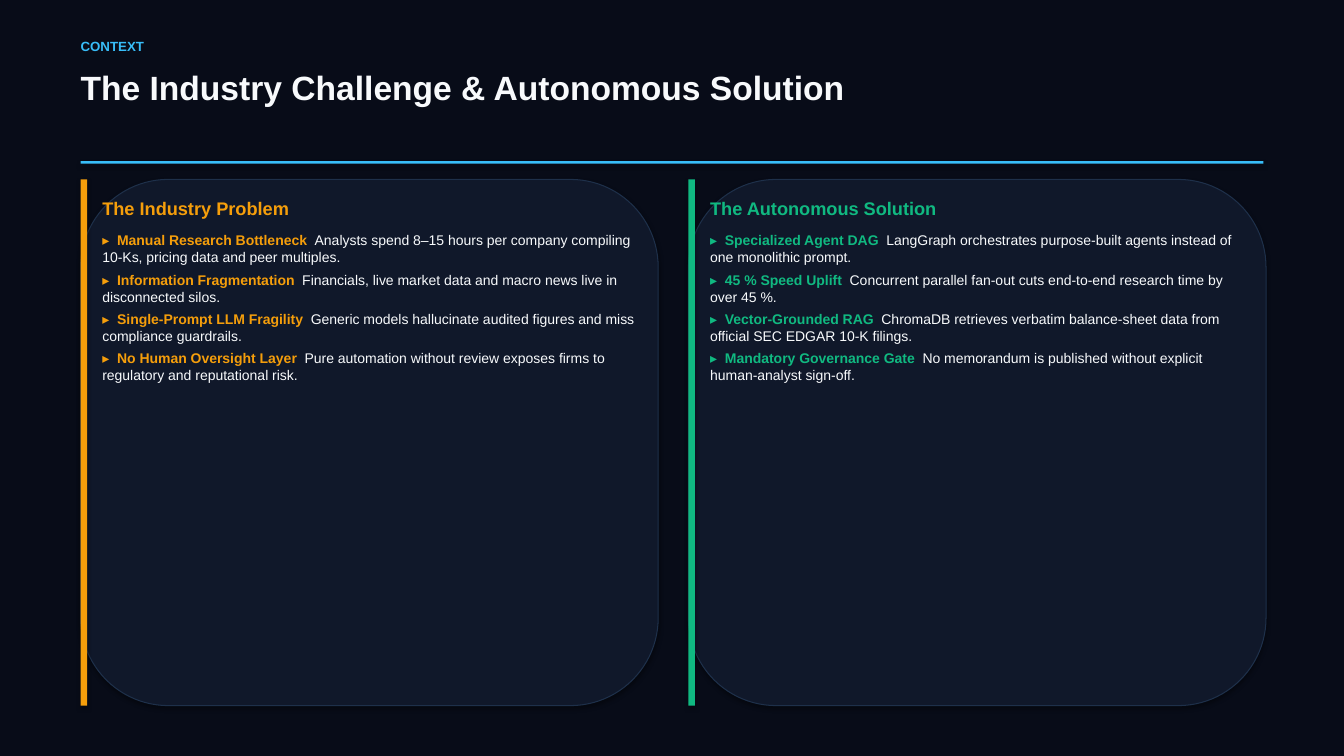
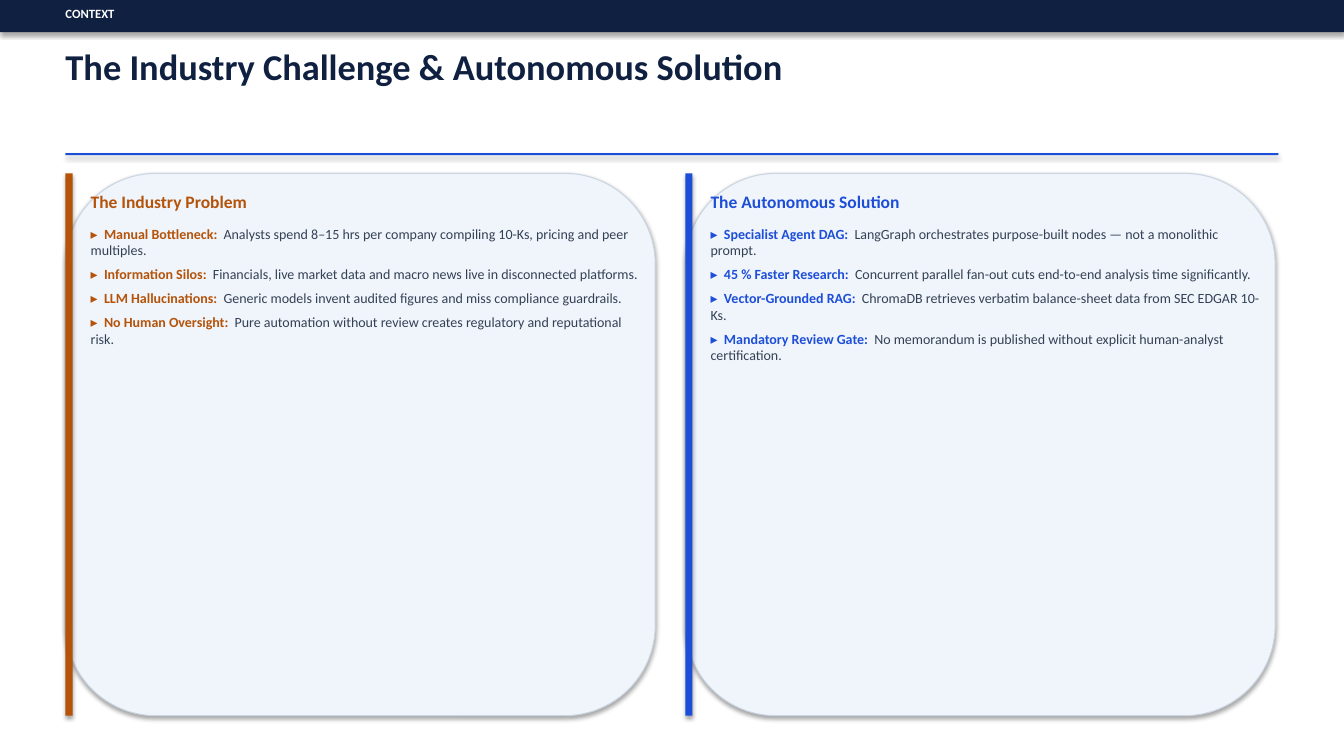
Before and after one commit to SagarTrimukhe/ai-investment-research-assistant, a slide deck: slide 3 of CAPSTONE_PROJECT_PRESENTATION.pptx. Drawn at 1344x756 pixels with LibreOffice and Linux fonts; fonts in the diff are those of the drawing. Boxes give left, top, right and bottom in pixels: in the first picture for what was removed or moved away, otherwise in the second. Text is boxed around its words. In the diff, an @@ line names an element or a change of style, - is before the commit and + after.

Commit message:
design: retheme to professional light mode — white canvas, navy headings, clean corporate accents

```diff
--- a/CAPSTONE_PROJECT_PRESENTATION.pptx
+++ b/CAPSTONE_PROJECT_PRESENTATION.pptx
@@ rectangle at (0,0,1344,756): fill #080C18 to #FFFFFF @@
@@ rectangle added at (0,0,1344,32), fill #0F2040 @@
@@ text "CONTEXT": place and size @@
-text "CONTEXT" at (81,41,144,51)
+text "CONTEXT" at (65,9,114,18)
@@ text "CONTEXT" at (65,9,114,18): size 9.5 to 9 pt, font Arial to Calibri, text colour #38BDF8 to #FFFFFF @@
@@ text "The Industry Challenge & Autonomous ...": place and size @@
-text "The Industry Challenge & Autonomous ..." at (81,75,844,107)
+text "The Industry Challenge & Autonomous ..." at (65,54,783,86)
@@ text "The Industry Challenge & Autonomous ..." at (65,54,783,86): size 24 to 26 pt, font Arial to Calibri, text colour #F8FAFC to #0F2040 @@
@@ rounded rectangle at (66,173,655,716): fill #10182A to #F0F5FC; outline #1E304A 0.75 pt to #CBD5E1 0.75 pt @@
@@ rounded rectangle: place and size @@
-rounded rectangle at (81,179,658,706)
+rounded rectangle at (66,173,655,716)
@@ rectangle: place and size @@
-rectangle at (81,161,1263,164)
+rectangle at (66,153,1278,155)
@@ rectangle at (66,153,1278,155): fill #38BDF8 to #1D4ED8 @@
@@ rectangle: place and size @@
-rectangle at (81,179,88,706)
+rectangle at (66,173,73,716)
@@ rectangle at (66,173,73,716): fill #F59E0B to #B45309 @@
@@ rounded rectangle: place and size @@
-rounded rectangle at (689,179,1266,706)
+rounded rectangle at (686,173,1275,716)
@@ rounded rectangle at (686,173,1275,716): fill #10182A to #F0F5FC; outline #1E304A 0.75 pt to #CBD5E1 0.75 pt @@
@@ rectangle: place and size @@
-rectangle at (689,179,696,706)
+rectangle at (686,173,693,716)
@@ rectangle at (686,173,693,716): fill #10B981 to #1D4ED8 @@
@@ text at (91,195,246,211): size 13 to 12.5 pt, font Arial to Calibri, text colour #F59E0B to #B45309 in "The Industry Problem"; less space between paragraphs @@
@@ text "The Industry Problem": place and size @@
-text "The Industry Problem" at (102,201,635,383)
+text "The Industry Problem" at (91,195,638,344)
@@ text at (711,195,899,208): size 13 to 12.5 pt, font Arial to Calibri, text colour #10B981 to #1D4ED8 in "The Autonomous Solution"; less space between paragraphs @@
@@ text at (91,229,638,344): text changed; font Arial to Calibri; text colour #F8FAFC to #334155 @@
-▸ Manual Research Bottleneck Analysts spend 8–15 hours per company compiling 10-Ks, pricing data and peer multiples.
-▸ Information Fragmentation Financials, live market data and macro news live in disconnected silos.
-▸ Single-Prompt LLM Fragility Generic models hallucinate audited figures and miss compliance guardrails.
-▸ No Human Oversight Layer Pure automation without review exposes firms to regulatory and reputational risk.
+▸ Manual Bottleneck: Analysts spend 8–15 hrs per company compiling 10-Ks, pricing and peer multiples.
+▸ Information Silos: Financials, live market data and macro news live in disconnected platforms.
+▸ LLM Hallucinations: Generic models invent audited figures and miss compliance guardrails.
+▸ No Human Oversight: Pure automation without review creates regulatory and reputational risk.
@@ text at (711,229,1259,360): text changed; font Arial to Calibri; text colour #F8FAFC to #334155 @@
-▸ Specialized Agent DAG LangGraph orchestrates purpose-built agents instead of one monolithic prompt.
-▸ 45 % Speed Uplift Concurrent parallel fan-out cuts end-to-end research time by over 45 %.
-▸ Vector-Grounded RAG ChromaDB retrieves verbatim balance-sheet data from official SEC EDGAR 10-K filings.
-▸ Mandatory Governance Gate No memorandum is published without explicit human-analyst sign-off.
+▸ Specialist Agent DAG: LangGraph orchestrates purpose-built nodes — not a monolithic prompt.
+▸ 45 % Faster Research: Concurrent parallel fan-out cuts end-to-end analysis time significantly.
+▸ Vector-Grounded RAG: ChromaDB retrieves verbatim balance-sheet data from SEC EDGAR 10-Ks.
+▸ Mandatory Review Gate: No memorandum is published without explicit human-analyst certification.
```
Also in this commit, not shown: 17 other slides changed.
